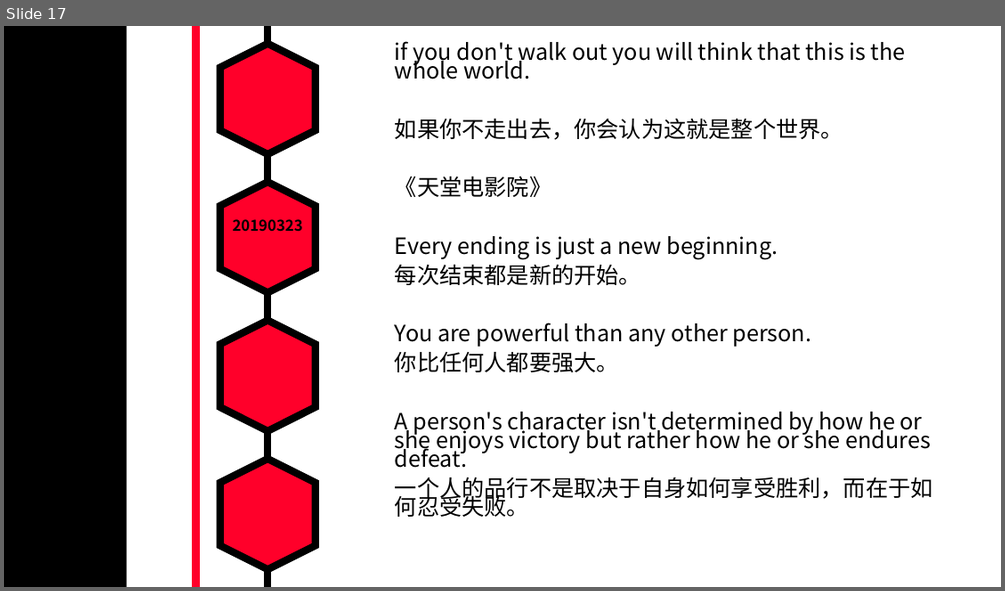
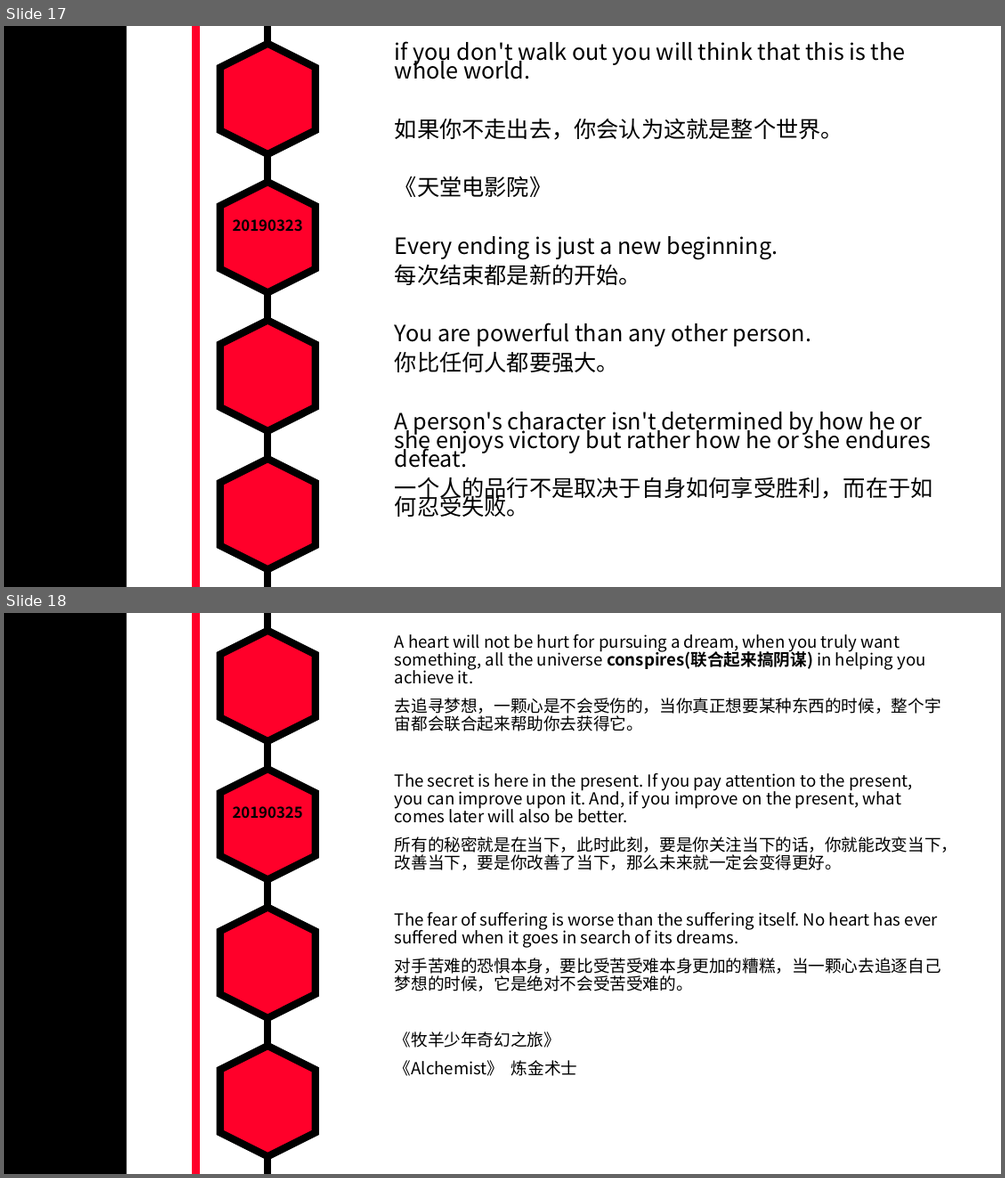
Before and after one commit to MarkShen1992/PPT-template, a slide deck: morning reading/iridescent english sentenses.pptx. Shown one above the other, each under a label of ours: slide 17 before the commit, slides 17 and 18 after it. The pictures are 1005x591 and 1005x1178 pixels, drawn with LibreOffice and Linux fonts; fonts in the diff are those of the drawing. Boxes give left, top, right and bottom in pixels: in the first picture for what was removed or moved away, otherwise in the second. Text is boxed around its words. In the diff, an @@ line names an element or a change of style, - is before the commit and + after.

Commit message:
add a sentence

```diff
--- a/morning reading/iridescent english sentenses.pptx
+++ b/morning reading/iridescent english sentenses.pptx
@@ slide 18 added at [4,613,1001,1174], background #FFFFFF; not listed: 7 template elements that a slide beside it also shows @@
@@ text added at [395,634,957,1076], 16 pt, text #000000 @@
+A heart will not be hurt for pursuing a dream, when you truly want something, all the universe conspires(联合起来搞阴谋) in helping you achieve it.
+去追寻梦想，一颗心是不会受伤的，当你真正想要某种东西的时候，整个宇宙都会联合起来帮助你去获得它。
+The secret is here in the present. If you pay attention to the present, you can improve upon it. And, if you improve on the present, what comes later will also be better.
+所有的秘密就是在当下，此时此刻，要是你关注当下的话，你就能改变当下，改善当下，要是你改善了当下，那么未来就一定会变得更好。
+The fear of suffering is worse than the suffering itself. No heart has ever suffered when it goes in search of its dreams.
+对手苦难的恐惧本身，要比受苦受难本身更加的糟糕，当一颗心去追逐自己梦想的时候，它是绝对不会受苦受难的。
+《牧羊少年奇幻之旅》
+《Alchemist》 炼金术士
@@ text added at [233,806,303,819], 14.4 pt, text #000000, bold @@
+20190325
```
